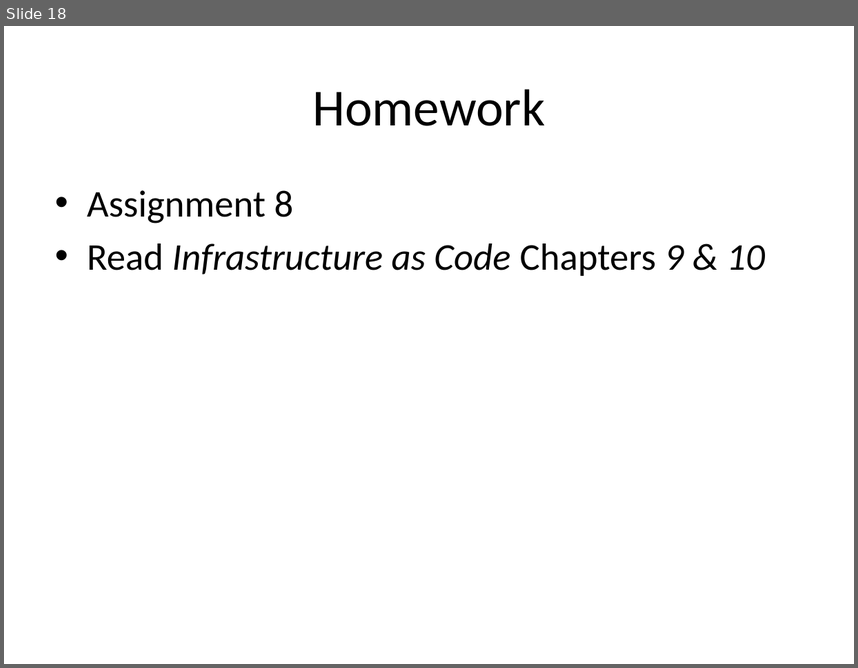
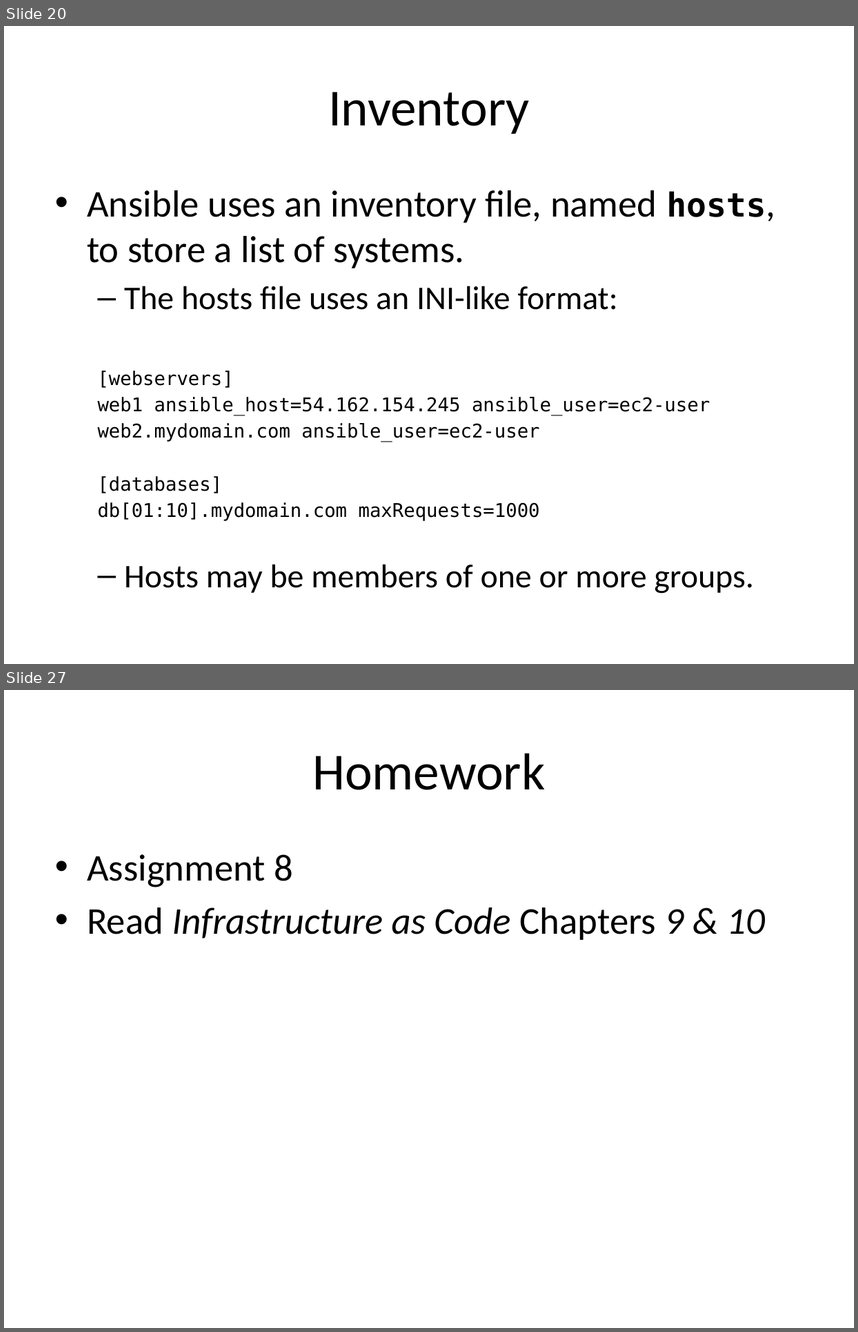
Before and after one commit to jasondbaker/infrastructure-class, a slide deck: lectures/infrastructure-week-10.pptx. Shown one above the other, each under a label of ours: slide 18 before the commit, slides 20 and 27 after it; the slides between them are not shown. The pictures are 858x668 and 858x1332 pixels, drawn with LibreOffice and Linux fonts; fonts in the diff are those of the drawing. Boxes give left, top, right and bottom in pixels: in the first picture for what was removed or moved away, otherwise in the second. Text is boxed around its words. In the diff, an @@ line names an element or a change of style, - is before the commit and + after.

```diff
--- a/lectures/infrastructure-week-10.pptx
+++ b/lectures/infrastructure-week-10.pptx
@@ slide 20 added at [4, 26, 854, 664], background #FFFFFF @@
@@ title added at [328, 92, 530, 134], 44 pt, text #000000 @@
+Inventory
@@ text added at [87, 190, 766, 593], 16 pt, text #000000 @@
+• Ansible uses an inventory file, named hosts, to store a list of systems.
+  – The hosts file uses an INI-like format:
+  [webservers]
+  web1 ansible_host=54.162.154.245 ansible_user=ec2-user
+  web2.mydomain.com ansible_user=ec2-user
+  [databases]
+  db[01:10].mydomain.com maxRequests=1000
+  – Hosts may be members of one or more groups.
@@ what was slide 18 is now slide 27 @@
```
Also in this commit, not shown: 1 slide changed, 8 other slides added.
